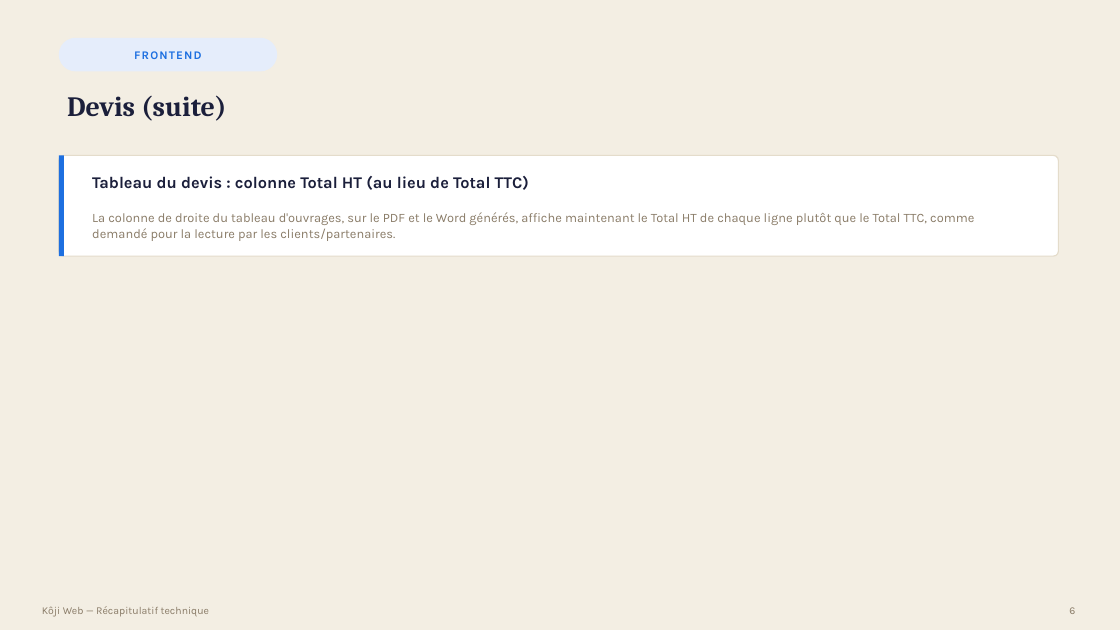
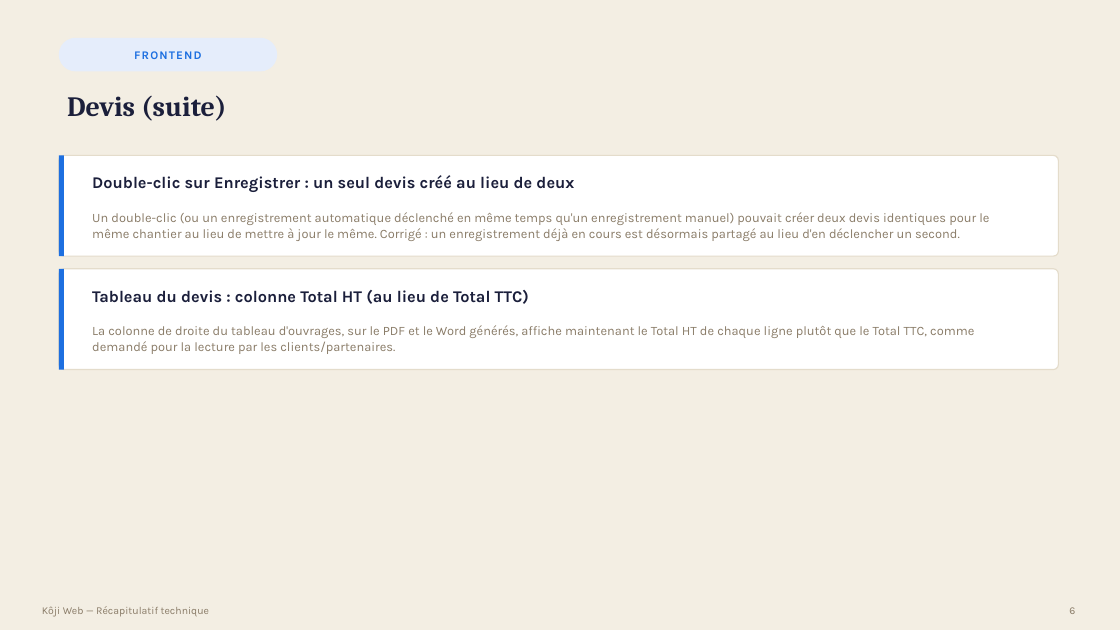
Before and after one commit to bouhouchimira-prog/web-app-Koji, a slide deck: slide 6 of docs/manager-recap/Recap-Koji-Manager.pptx. Drawn at 1120x630 pixels with LibreOffice and Linux fonts; fonts in the diff are those of the drawing. Boxes give left, top, right and bottom in pixels: in the first picture for what was removed or moved away, otherwise in the second. Text is boxed around its words. In the diff, an @@ line names an element or a change of style, - is before the commit and + after.

Commit message:
Devis: empeche un double-clic sur Enregistrer de creer deux devis
Un clic rapide en double (ou une sauvegarde automatique qui se
declenchait en meme temps qu'un enregistrement manuel) partait avant
que le premier appel n'ait recu l'id du devis, donc les deux passaient
par une creation au lieu d'une mise a jour : deux devis identiques se
retrouvaient enregistres pour le meme chantier. persistQuote() partage
desormais un enregistrement deja en cours au lieu d'en relancer un.

```diff
--- a/docs/manager-recap/Recap-Koji-Manager.pptx
+++ b/docs/manager-recap/Recap-Koji-Manager.pptx
@@ text at (92,175,574,192): text changed @@
-Tableau du devis : colonne Total HT (au lieu de Total TTC)
+Double-clic sur Enregistrer : un seul devis créé au lieu de deux
@@ text at (92,212,989,241): text changed @@
-La colonne de droite du tableau d'ouvrages, sur le PDF et le Word générés, affiche maintenant le Total HT de chaque ligne plutôt que le Total TTC, comme demandé pour la lecture par les clients/partenaires.
+Un double-clic (ou un enregistrement automatique déclenché en même temps qu'un enregistrement manuel) pouvait créer deux devis identiques pour le même chantier au lieu de mettre à jour le même. Corrigé : un enregistrement déjà en cours est désormais partagé au lieu d'en déclencher un second.
@@ rounded rectangle added at (59,269,1059,370), fill #FFFFFF, outline #E4DCCB 1 pt @@
@@ rectangle added at (59,269,64,370), fill #1D6FE0 @@
@@ text added at (92,290,529,304), 14 pt, text #1B1F3B, bold @@
+Tableau du devis : colonne Total HT (au lieu de Total TTC)
@@ text added at (92,325,974,354), 11 pt, text #8A7C68 @@
+La colonne de droite du tableau d'ouvrages, sur le PDF et le Word générés, affiche maintenant le Total HT de chaque ligne plutôt que le Total TTC, comme demandé pour la lecture par les clients/partenaires.
```
Also in this commit, not shown: 2 other slides changed, 2 other files.
